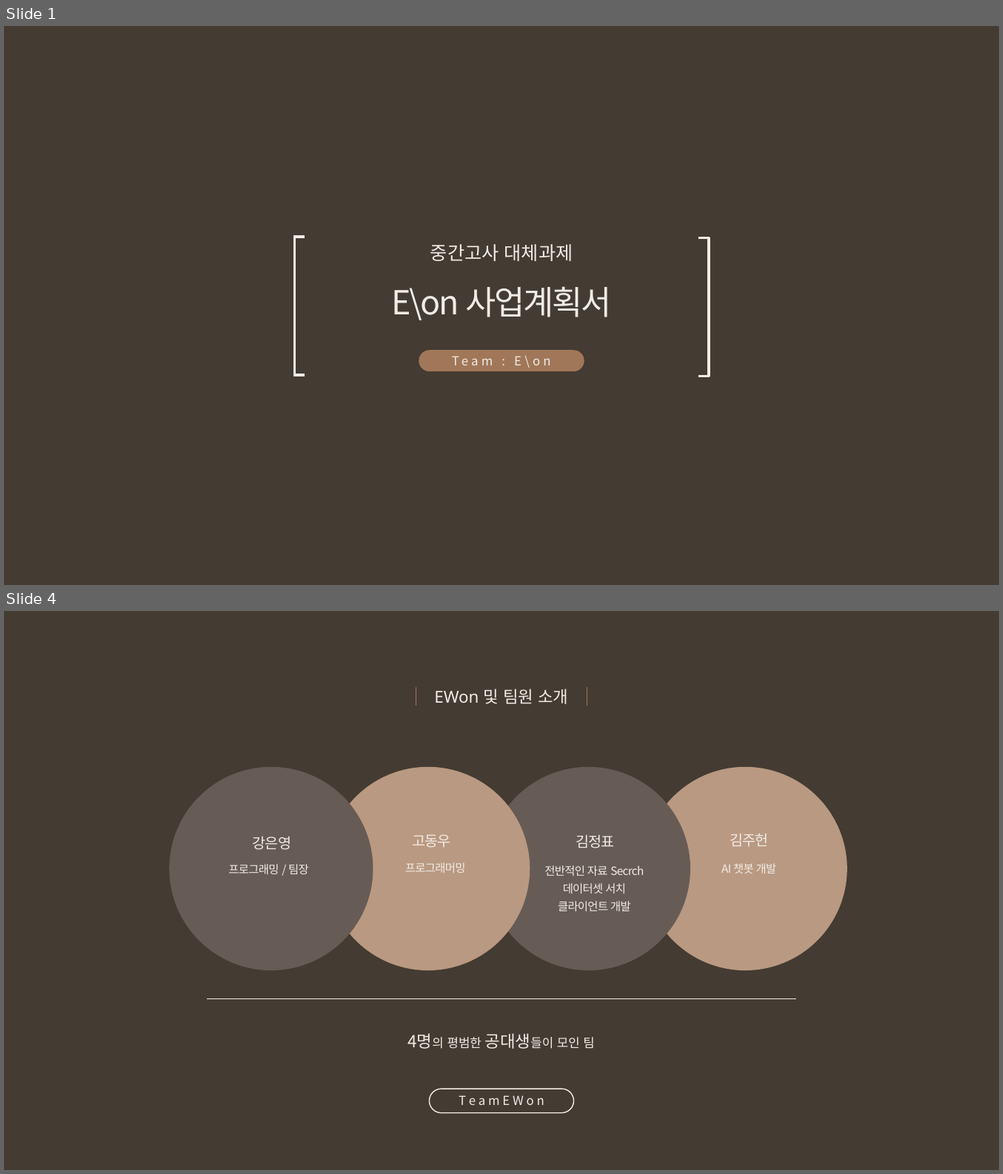
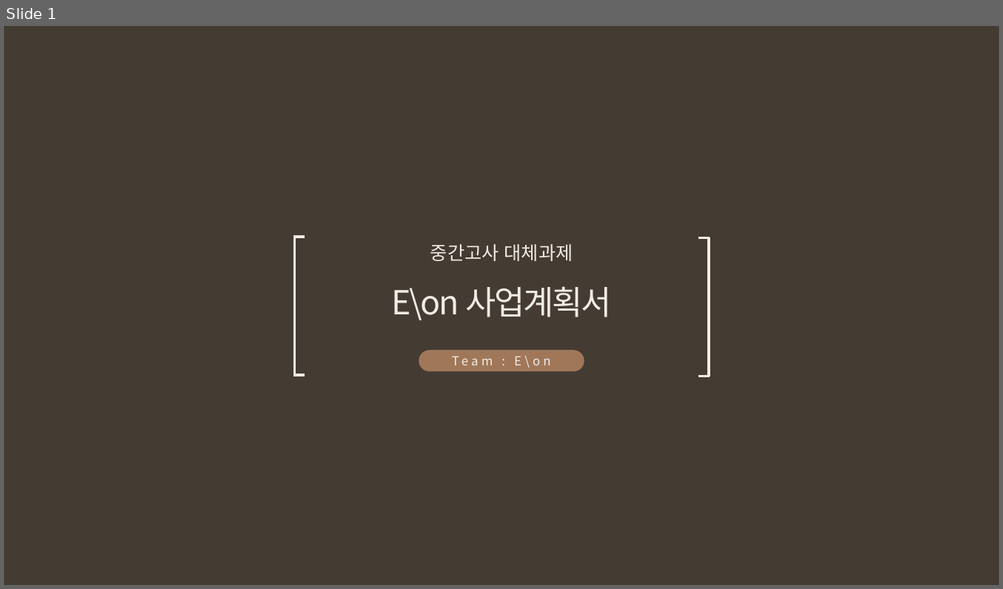
Before and after one commit to snr1229/Content_designing_Presentations, a slide deck: 사업계획서/Week8/EWon_중간고사대체 발표자료.pptx. Shown one above the other, each under a label of ours: slides 1 and 4 before the commit, slide 1 after it; the slides between them are not shown. The pictures are 1003x1174 and 1003x589 pixels, drawn with LibreOffice and Linux fonts; fonts in the diff are those of the drawing. Boxes give left, top, right and bottom in pixels: in the first picture for what was removed or moved away, otherwise in the second. Text is boxed around its words. In the diff, an @@ line names an element or a change of style, - is before the commit and + after.

Commit message:
EWon 중간발표자료 제출 ppt 변경

```diff
--- a/사업계획서/Week8/EWon_중간고사대체 발표자료.pptx
+++ b/사업계획서/Week8/EWon_중간고사대체 발표자료.pptx
@@ slide 4 removed at (4, 611, 999, 1170), background #443B32 @@
@@ line removed from (416, 688) to (416, 706) @@
@@ text removed at (434, 689, 568, 704) @@
-EWon 및 팀원 소개
@@ line removed from (586, 688) to (586, 706) @@
@@ ellipse removed at (169, 767, 373, 971) @@
@@ ellipse removed at (327, 767, 530, 971) @@
@@ ellipse removed at (486, 767, 691, 971) @@
@@ ellipse removed at (643, 767, 847, 971) @@
@@ text removed at (252, 837, 291, 850) @@
-강은영
@@ text removed at (412, 834, 451, 848) @@
-고동우
@@ text removed at (575, 835, 614, 849) @@
-김정표
@@ text removed at (729, 834, 768, 847) @@
-김주헌
@@ text removed at (228, 864, 309, 874) @@
-프로그래밍 / 팀장
@@ text removed at (405, 863, 466, 873) @@
-프로그래머밍
@@ text removed at (544, 866, 643, 911) @@
-전반적인 자료 Secrch
-데이터셋 서치
-클라이언트 개발
@@ text removed at (721, 863, 777, 874) @@
-AI 챗봇 개발
@@ line removed from (207, 999) to (796, 999) @@
@@ text removed at (447, 1034, 594, 1049) @@
-4명의 평범한 공대생들이 모인 팀
@@ rounded rectangle removed at (430, 1089, 574, 1113) @@
@@ text removed at (458, 1096, 544, 1105) @@
-T e a m E W o n
```
Also in this commit, not shown: 16 slides changed, 16 slides added, 19 other slides removed.
